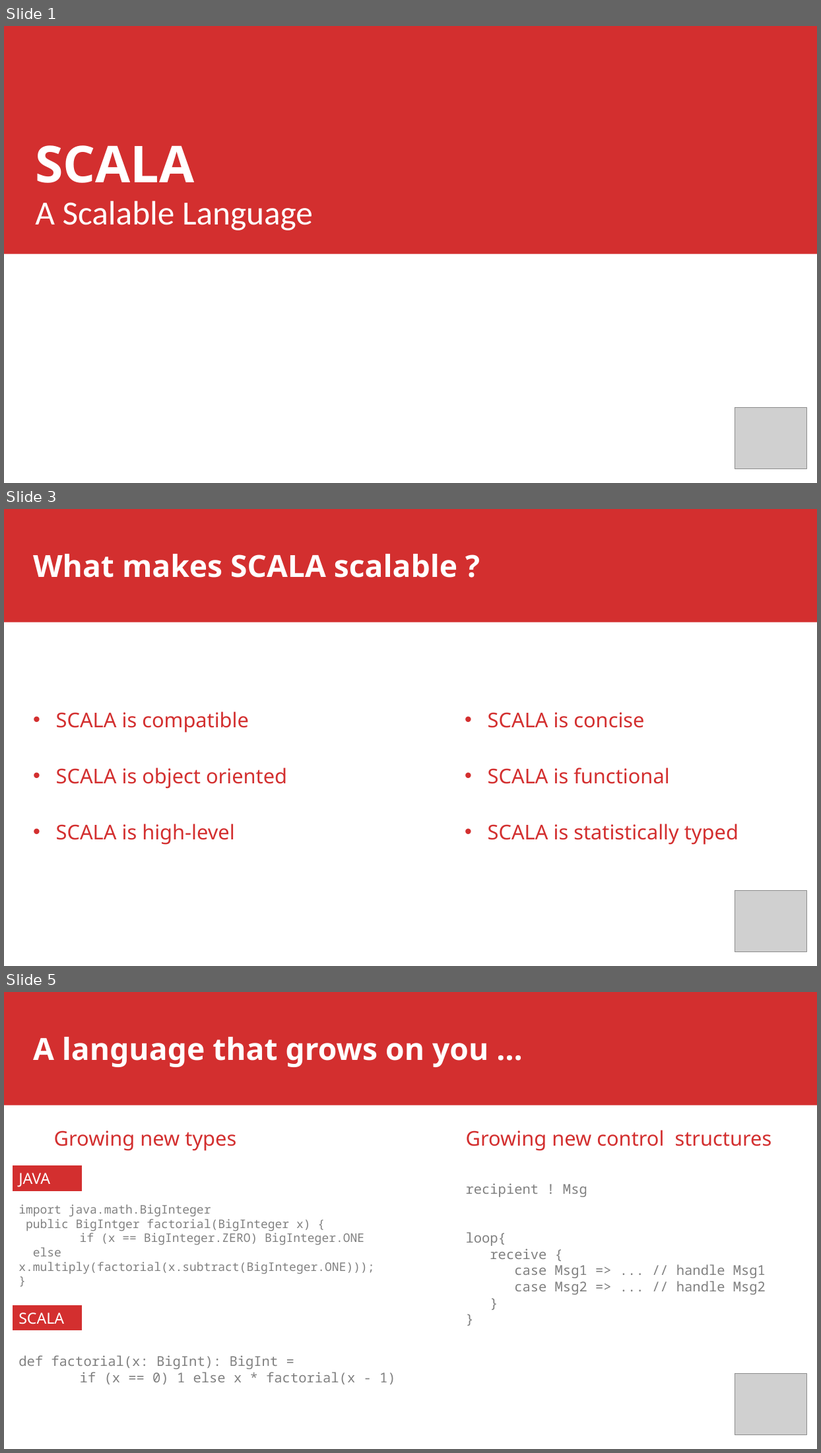
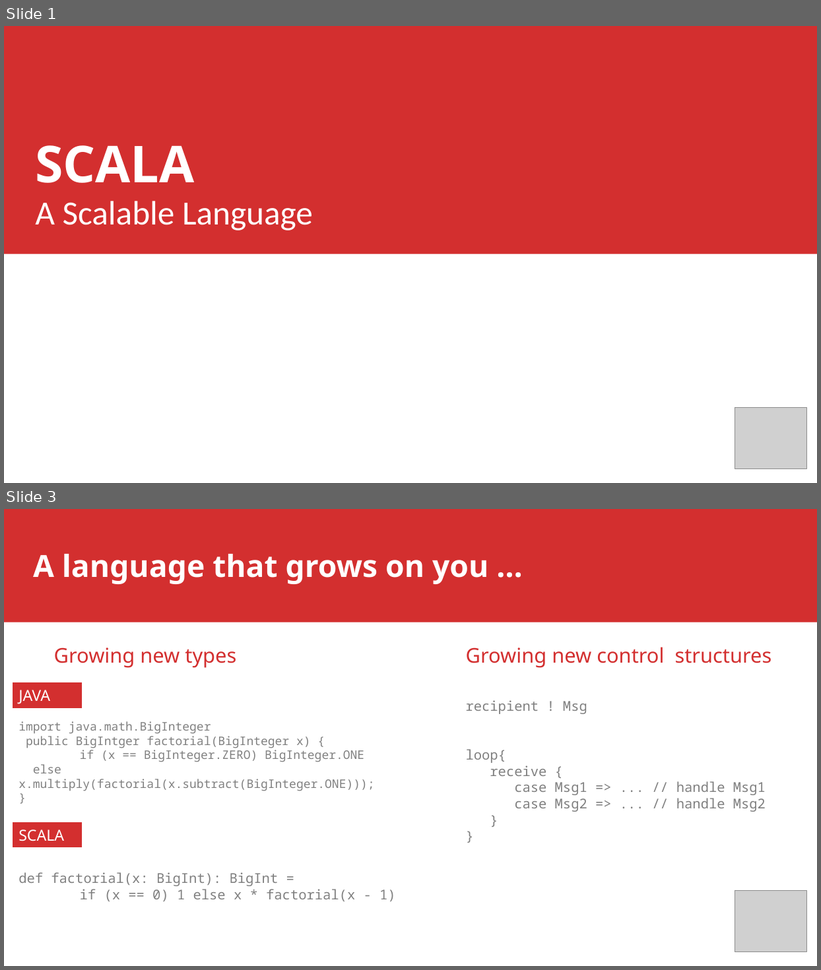
Before and after one commit to ShubhamWanne-zz/Scala-Read-Guide, a slide deck: Presentation1.pptx. Shown one above the other, each under a label of ours: slides 1, 3 and 5 before the commit, slides 1 and 3 after it; the slides between them are not shown. The pictures are 821x1453 and 821x970 pixels, drawn with LibreOffice and Linux fonts; fonts in the diff are those of the drawing; grey boxes stand for pictures. Boxes give left, top, right and bottom in pixels: in the first picture for what was removed or moved away, otherwise in the second. Text is boxed around its words. In the diff, an @@ line names an element or a change of style, - is before the commit and + after.

```diff
--- a/Presentation1.pptx
+++ b/Presentation1.pptx
@@ slide 3 removed at (4, 509, 817, 966), background #FFFFFF @@
@@ rectangle removed at (4, 509, 817, 623) @@
@@ text removed at (33, 554, 457, 578) @@
-What makes SCALA scalable ?
@@ text removed at (56, 712, 249, 733) @@
-• SCALA is compatible
@@ text removed at (488, 712, 644, 728) @@
-• SCALA is concise
@@ text removed at (56, 768, 287, 789) @@
-• SCALA is object oriented
@@ text removed at (488, 768, 669, 784) @@
-• SCALA is functional
@@ text removed at (56, 824, 234, 845) @@
-• SCALA is high-level
@@ text removed at (488, 824, 739, 845) @@
-• SCALA is statistically typed
@@ picture removed at (735, 891, 807, 952) @@
@@ what was slide 5 is now slide 3 @@
```
Also in this commit, not shown: 8 slides changed, 2 slides added, 1 other slide removed.
